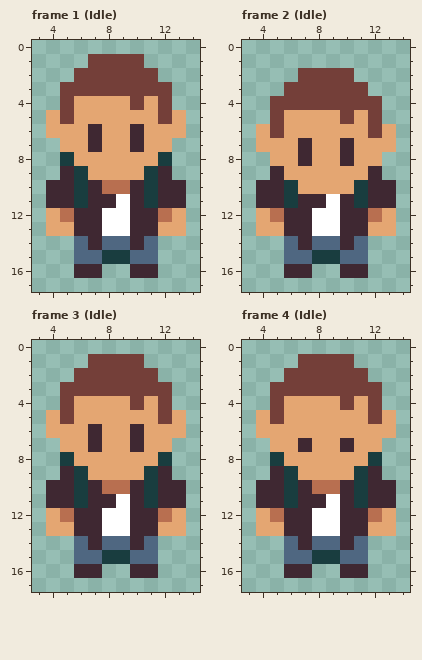
Pixel-art file -- world/player/player.aseprite. The picture above was drawn from the file before the commit.
18x18 pixels, 22 frames. Shown: frame 1 (Idle): x 3..14, y 0..17; frame 2 (Idle): x 3..14, y 0..17; frame 3 (Idle): x 3..14, y 0..17; frame 4 (Idle): x 3..14, y 0..17. The commit also changed other frames, which this record leaves out.
New version:
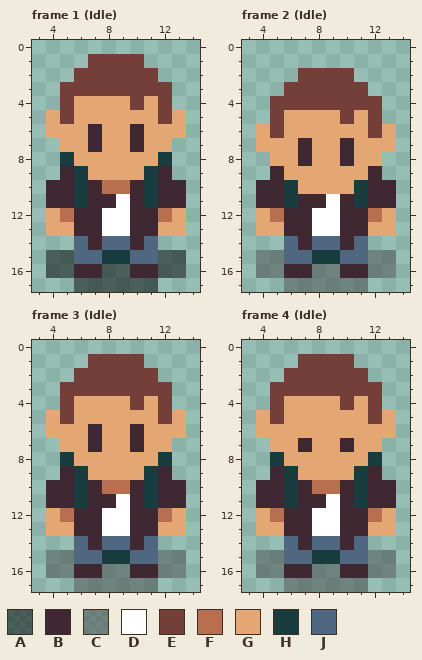
Palette (. is transparent): A #00000080  B #3f2832  C #4b4b4b80  D #ffffff  E #743f39  F #b86f50  G #e4a672  H #193d3f  J #4f6781
The edit:
layer "Shadow" now shown
Frame 1 (Idle), layer "Shadow":
Colour A is added in row 15 at x 4 to 5 and 12 to 13; in row 16 at x 4 to 5, 8 to 9 and 12 to 13; in row 17 at x 6 to 11.
Frame 2 (Idle), layer "Shadow":
Colour C is added in row 15 at x 4 to 5 and 12 to 13; in row 16 at x 4 to 5, 8 to 9 and 12 to 13; in row 17 at x 6 to 11.
Frame 3 (Idle), layer "Shadow": the same change as frame 2 (Idle)
Frame 4 (Idle), layer "Shadow": the same change as frame 2 (Idle)
